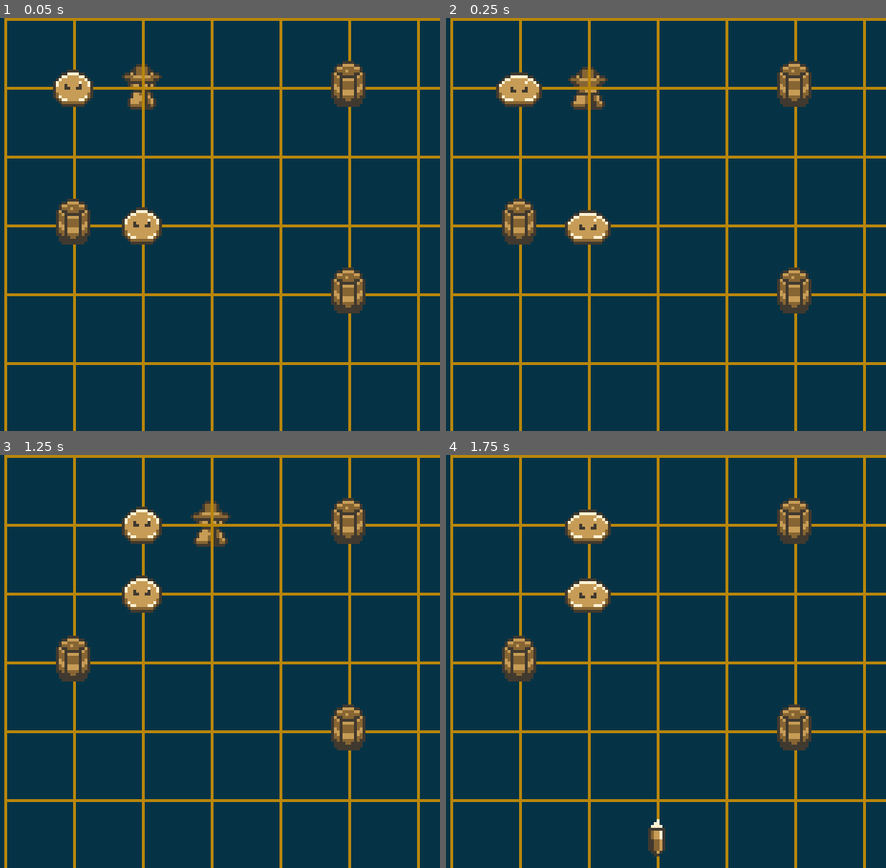
Above: before the commit, frames 1-4 (two rows, left to right).
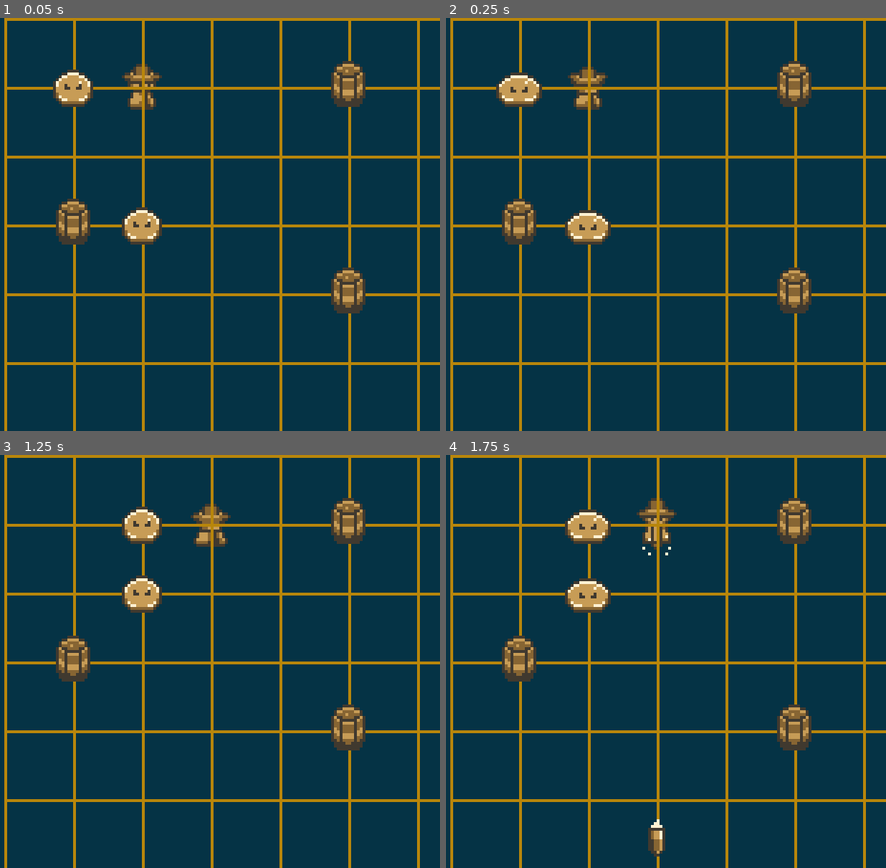
Above: after the commit, the same moments.

Repository: ThGnommy/gb-jam-13
Game: Godot game, scene res://scenes/levels/main.tscn
Same seed, same stepped clock (60 frames per second), same inputs: the game is played once before the commit and once after it.
Inputs:
- Up to frame 1 (0.05 s): no input
- Up to frame 2 (0.25 s): no input
- Up to frame 3 (1.25 s): hold Right (right) from 0.53 s (still down)
- Up to frame 4 (1.75 s): release Right (right) at 1.28 s; hold S (shootDown) from 1.28 s (still down)

Frame 1 is identical in both runs. In frame 2, 0.2% of the frame differs, in the area x 27-37%, y 13-23%; in frame 3, 0.2%; in frame 4, 0.6%, in the area x 43-53%, y 10-25%.

Commit message:
Added bullet system

Diff:
--- a/project.godot
+++ b/project.godot
@@ -22,6 +22,7 @@
 CardPool="*res://scenes/scripts/CardPool.gd"
 GridManager="*res://scenes/scripts/enemyManager.gd"
 TurnManager="*res://scenes/scripts/turn_manager.gd"
+BulletFactory="*res://scenes/scripts/bullet_factory.gd"
 
 [display]
 
--- /dev/null
+++ b/scenes/barrel_bullet.gd
@@ -0,0 +1,5 @@
+extends Bullet
+
+func _process(delta: float) -> void:
+	$AnimatedSprite2D.rotation_degrees += 20
+	super._process(delta)
--- /dev/null
+++ b/scenes/barrel_bullet.tscn
@@ -0,0 +1,70 @@
+[gd_scene load_steps=11 format=3 uid="uid://bkvp68d4ytd4k"]
+
+[ext_resource type="Texture2D" uid="uid://doaybsk03jlxj" path="res://assets/sprites/Player/StandardBullet-Sheet.png" id="1_gg3b4"]
+[ext_resource type="Script" uid="uid://cfhe3lph6l5u4" path="res://scenes/barrel_bullet.gd" id="1_pxm5y"]
+[ext_resource type="Texture2D" uid="uid://14owcfhpdnx4" path="res://assets/sprites/Environment/Barrel.png" id="2_pxm5y"]
+
+[sub_resource type="AtlasTexture" id="AtlasTexture_y25gk"]
+atlas = ExtResource("1_gg3b4")
+region = Rect2(0, 72, 16, 24)
+
+[sub_resource type="AtlasTexture" id="AtlasTexture_l5glv"]
+atlas = ExtResource("1_gg3b4")
+region = Rect2(16, 72, 16, 24)
+
+[sub_resource type="AtlasTexture" id="AtlasTexture_eoqba"]
+atlas = ExtResource("1_gg3b4")
+region = Rect2(32, 72, 16, 24)
+
+[sub_resource type="AtlasTexture" id="AtlasTexture_qncy5"]
+atlas = ExtResource("1_gg3b4")
+region = Rect2(48, 72, 16, 24)
+
+[sub_resource type="AtlasTexture" id="AtlasTexture_22xb4"]
+atlas = ExtResource("2_pxm5y")
+region = Rect2(0, 0, 16, 16)
+
+[sub_resource type="SpriteFrames" id="SpriteFrames_qkmrh"]
+animations = [{
+"frames": [{
+"duration": 1.0,
+"texture": SubResource("AtlasTexture_y25gk")
+}, {
+"duration": 1.0,
+"texture": SubResource("AtlasTexture_l5glv")
+}, {
+"duration": 1.0,
+"texture": SubResource("AtlasTexture_eoqba")
+}, {
+"duration": 1.0,
+"texture": SubResource("AtlasTexture_qncy5")
+}],
+"loop": false,
+"name": &"explode",
+"speed": 5.0
+}, {
+"frames": [{
+"duration": 1.0,
+"texture": SubResource("AtlasTexture_22xb4")
+}],
+"loop": true,
+"name": &"fly",
+"speed": 5.0
+}]
+
+[sub_resource type="RectangleShape2D" id="RectangleShape2D_7nyo1"]
+size = Vector2(10, 7)
+
+[node name="Node2D" type="Node2D"]
+script = ExtResource("1_pxm5y")
+
+[node name="AnimatedSprite2D" type="AnimatedSprite2D" parent="."]
+sprite_frames = SubResource("SpriteFrames_qkmrh")
+animation = &"fly"
+autoplay = "fly"
+
+[node name="Area2D" type="Area2D" parent="."]
+
+[node name="CollisionShape2D" type="CollisionShape2D" parent="Area2D"]
+shape = SubResource("RectangleShape2D_7nyo1")
+disabled = true
--- a/scenes/objects/barrel.tscn
+++ b/scenes/objects/barrel.tscn
@@ -56,8 +56,7 @@
 [sub_resource type="RectangleShape2D" id="RectangleShape2D_6obf0"]
 size = Vector2(24, 24)
 
-[node name="Barrel" type="Area2D"]
-collision_layer = 2
+[node name="Barrel" type="Node2D"]
 script = ExtResource("1_1kn84")
 
 [node name="HealthComponent" parent="." instance=ExtResource("2_kldud")]
@@ -66,9 +65,9 @@
 sprite_frames = SubResource("SpriteFrames_7kndf")
 animation = &"destroy"
 autoplay = "idle"
-frame = 3
-frame_progress = 1.0
 offset = Vector2(0, -1)
 
-[node name="CollisionShape2D" type="CollisionShape2D" parent="."]
+[node name="Area2D" type="Area2D" parent="."]
+
+[node name="CollisionShape2D" type="CollisionShape2D" parent="Area2D"]
 shape = SubResource("RectangleShape2D_6obf0")
--- a/scenes/objects/player.tscn
+++ b/scenes/objects/player.tscn
@@ -60,19 +60,19 @@
 
 [sub_resource type="AtlasTexture" id="AtlasTexture_2iaiu"]
 atlas = ExtResource("2_2147m")
-region = Rect2(0, 72, 16, 24)
+region = Rect2(0, 120, 16, 24)
 
 [sub_resource type="AtlasTexture" id="AtlasTexture_ae4o8"]
 atlas = ExtResource("2_2147m")
-region = Rect2(16, 72, 16, 24)
+region = Rect2(16, 120, 16, 24)
 
 [sub_resource type="AtlasTexture" id="AtlasTexture_g4pvk"]
 atlas = ExtResource("2_2147m")
-region = Rect2(32, 72, 16, 24)
+region = Rect2(32, 120, 16, 24)
 
 [sub_resource type="AtlasTexture" id="AtlasTexture_fcc4x"]
 atlas = ExtResource("2_2147m")
-region = Rect2(48, 72, 16, 24)
+region = Rect2(48, 120, 16, 24)
 
 [sub_resource type="AtlasTexture" id="AtlasTexture_37b34"]
 atlas = ExtResource("2_2147m")
@@ -123,7 +123,7 @@
 }],
 "loop": true,
 "name": &"idle",
-"speed": 8.0
+"speed": 6.0
 }, {
 "frames": [{
 "duration": 1.0,
@@ -180,7 +180,7 @@
 "duration": 1.0,
 "texture": SubResource("AtlasTexture_fcc4x")
 }],
-"loop": true,
+"loop": false,
 "name": &"shootDown",
 "speed": 8.0
 }, {
@@ -197,7 +197,7 @@
 "duration": 1.0,
 "texture": SubResource("AtlasTexture_x3mv4")
 }],
-"loop": true,
+"loop": false,
 "name": &"shootRight",
 "speed": 8.0
 }, {
@@ -214,7 +214,7 @@
 "duration": 1.0,
 "texture": SubResource("AtlasTexture_j86q5")
 }],
-"loop": true,
+"loop": false,
 "name": &"shootUp",
 "speed": 8.0
 }]
@@ -243,7 +243,6 @@
 collision_mask = 2
 script = ExtResource("1_2147m")
 animation_speed = 2
-metadata/_edit_group_ = true
 
 [node name="CollisionShape2D" type="CollisionShape2D" parent="."]
 shape = SubResource("RectangleShape2D_2147m")
@@ -257,9 +256,8 @@
 
 [node name="AnimatedSprite2D" type="AnimatedSprite2D" parent="."]
 sprite_frames = SubResource("SpriteFrames_2147m")
-animation = &"jump_down"
+animation = &"shootDown"
 autoplay = "idle"
-frame_progress = 0.239941
 
 [node name="AnimationPlayer" type="AnimationPlayer" parent="."]
 libraries = {
--- a/scenes/bullet.tscn
+++ b/scenes/regular_bullet.tscn
@@ -1,26 +1,26 @@
 [gd_scene load_steps=10 format=3 uid="uid://c4ng3uy1wbhyj"]
 
-[ext_resource type="Texture2D" uid="uid://doaybsk03jlxj" path="res://assets/sprites/Player/StandardBullet-Sheet.png" id="1_mkf8s"]
-[ext_resource type="Script" uid="uid://b0ah5jdiysjuf" path="res://scenes/scripts/bullet.gd" id="1_y25gk"]
+[ext_resource type="Script" uid="uid://b0ah5jdiysjuf" path="res://scenes/scripts/bullet.gd" id="1_51yvh"]
+[ext_resource type="Texture2D" uid="uid://doaybsk03jlxj" path="res://assets/sprites/Player/StandardBullet-Sheet.png" id="2_ckyvv"]
 
 [sub_resource type="AtlasTexture" id="AtlasTexture_y25gk"]
-atlas = ExtResource("1_mkf8s")
+atlas = ExtResource("2_ckyvv")
 region = Rect2(0, 72, 16, 24)
 
 [sub_resource type="AtlasTexture" id="AtlasTexture_l5glv"]
-atlas = ExtResource("1_mkf8s")
+atlas = ExtResource("2_ckyvv")
 region = Rect2(16, 72, 16, 24)
 
 [sub_resource type="AtlasTexture" id="AtlasTexture_eoqba"]
-atlas = ExtResource("1_mkf8s")
+atlas = ExtResource("2_ckyvv")
 region = Rect2(32, 72, 16, 24)
 
 [sub_resource type="AtlasTexture" id="AtlasTexture_qncy5"]
-atlas = ExtResource("1_mkf8s")
+atlas = ExtResource("2_ckyvv")
 region = Rect2(48, 72, 16, 24)
 
 [sub_resource type="AtlasTexture" id="AtlasTexture_tamys"]
-atlas = ExtResource("1_mkf8s")
+atlas = ExtResource("2_ckyvv")
 region = Rect2(0, 0, 16, 24)
 
 [sub_resource type="SpriteFrames" id="SpriteFrames_26lx3"]
@@ -54,8 +54,8 @@
 [sub_resource type="RectangleShape2D" id="RectangleShape2D_mkf8s"]
 size = Vector2(10, 7)
 
-[node name="Bullet" type="Node2D"]
-script = ExtResource("1_y25gk")
+[node name="RegularBullet" type="Node2D"]
+script = ExtResource("1_51yvh")
 
 [node name="AnimatedSprite2D" type="AnimatedSprite2D" parent="."]
 sprite_frames = SubResource("SpriteFrames_26lx3")
--- a/scenes/scripts/bullet.gd
+++ b/scenes/scripts/bullet.gd
@@ -1,4 +1,6 @@
 extends Node2D
+
+class_name Bullet
 
 var direction : Vector2 = Vector2.RIGHT
 var last_cell_visited = Vector2.ZERO
--- /dev/null
+++ b/scenes/scripts/bullet_factory.gd
@@ -0,0 +1,17 @@
+extends Node2D
+
+enum BulletType {
+	Regular,
+}
+
+var regular_bullet_scene: PackedScene = preload("res://scenes/regular_bullet.tscn")
+var barrel_bullet_scene: PackedScene = preload("res://scenes/barrel_bullet.tscn")
+
+func create_bullet(bullet_type: String) -> Node2D:
+	match bullet_type:
+		"Regular":
+			return regular_bullet_scene.instantiate()
+		"Barrel":
+			return barrel_bullet_scene.instantiate()
+		_:
+			return null
--- a/scenes/scripts/object.gd
+++ b/scenes/scripts/object.gd
@@ -1,4 +1,4 @@
-extends Area2D
+extends Node2D
 
 var current_cell: Vector2
 
--- a/scenes/scripts/player.gd
+++ b/scenes/scripts/player.gd
@@ -5,7 +5,9 @@
 @export var animation_speed = 1
 @onready var raycast = $RayCast2D
 @onready var anim = $AnimatedSprite2D
-@onready var Bullet = preload("res://scenes/bullet.tscn")
+
+@onready var belt : Array = ["Regular", "Barrel", "Regular", "Barrel", "Regular", "Regular"]
+var remaining_bullets : Array
 
 var current_cell: Vector2i
 
@@ -34,6 +36,7 @@
 	current_cell = GridManager.world_to_cell(global_position)
 	GridManager.occupy_cell(current_cell, GridManager.EntityType.Player, self)
 	GridManager.set_player(self)
+	reload()
 
 func _unhandled_input(event: InputEvent) -> void:
 	if moving:
@@ -90,6 +93,10 @@
 	raycast.force_raycast_update()
 
 func shoot(dir: Vector2) -> void:
+	if remaining_bullets.size() == 0:
+		reload()
+		return
+
 	match dir:
 		Vector2.RIGHT:
 			anim.flip_h = false
@@ -102,8 +109,19 @@
 		Vector2.DOWN:
 			anim.animation = "shootDown"
 
-	# Create and launch the bullet
-	var bullet_instance = Bullet.instantiate()
+	# Choose a random bullet from the remaining bullets
+	var random_chamber = randi() % remaining_bullets.size()
+	var bullet_type = remaining_bullets[random_chamber]
+
+	# Remove the bullet from the remaining bullets
+	remaining_bullets.remove_at(random_chamber)
+
+	# Create and shoot the bullet
+	var bullet_instance = BulletFactory.create_bullet(bullet_type)
 	bullet_instance.position = position + dir * (TILE_SIZE)
 	bullet_instance.set_direction(dir)
 	get_parent().add_child(bullet_instance)
+
+func reload() -> void:
+	remaining_bullets = belt.duplicate()
+	print("Reloaded! Now have %d bullets." % remaining_bullets.size())
Not shown, added: assets/audio/SFX/Explosion.wav.import
Not shown, added: assets/audio/SFX/Jump.wav.import
Not shown, added: assets/audio/SFX/Reload.wav.import
Not shown, added: assets/audio/SFX/Shoot.wav.import
Not shown, added: assets/audio/SFX/SlimeAttack.wav.import
Not shown, added: assets/audio/SFX/TargetSelection.wav.import
Not shown, added: assets/sprites/Environment/BigExplosion-Sheet.png.import
Not shown, added: assets/sprites/Environment/Chest-Sheet.png.import
Not shown, added: assets/sprites/Environment/Torch-Sheet.png.import
Not shown, added: scenes/barrel_bullet.gd.uid
Not shown, added: scenes/scripts/bullet_factory.gd.uid
